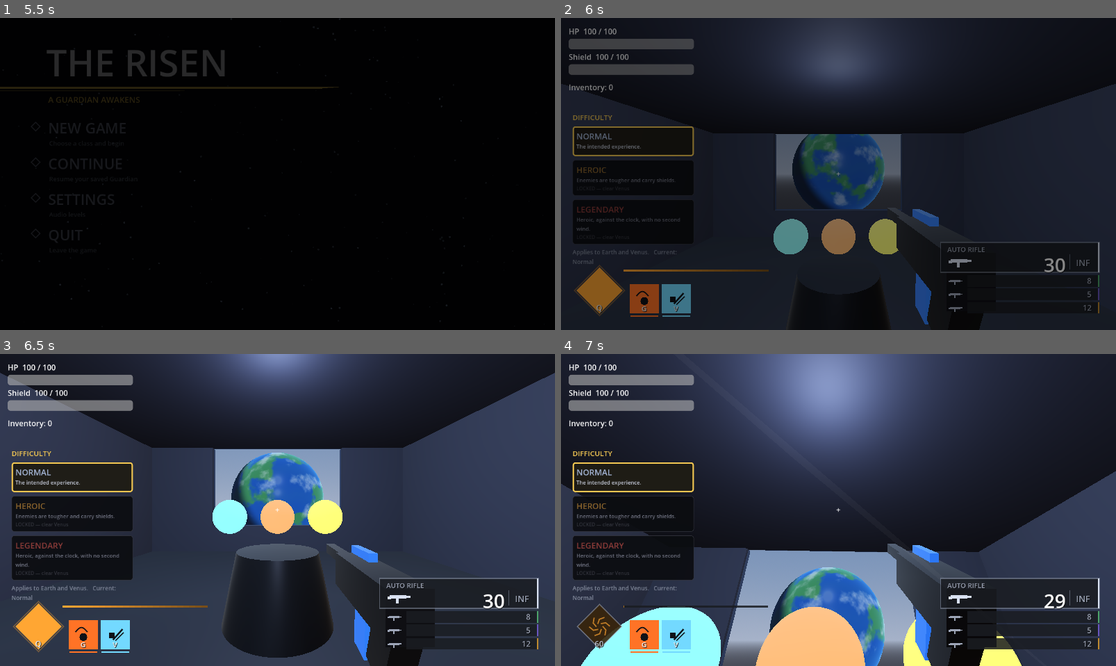
Above: before the commit, frames 1-4 (two rows, left to right).
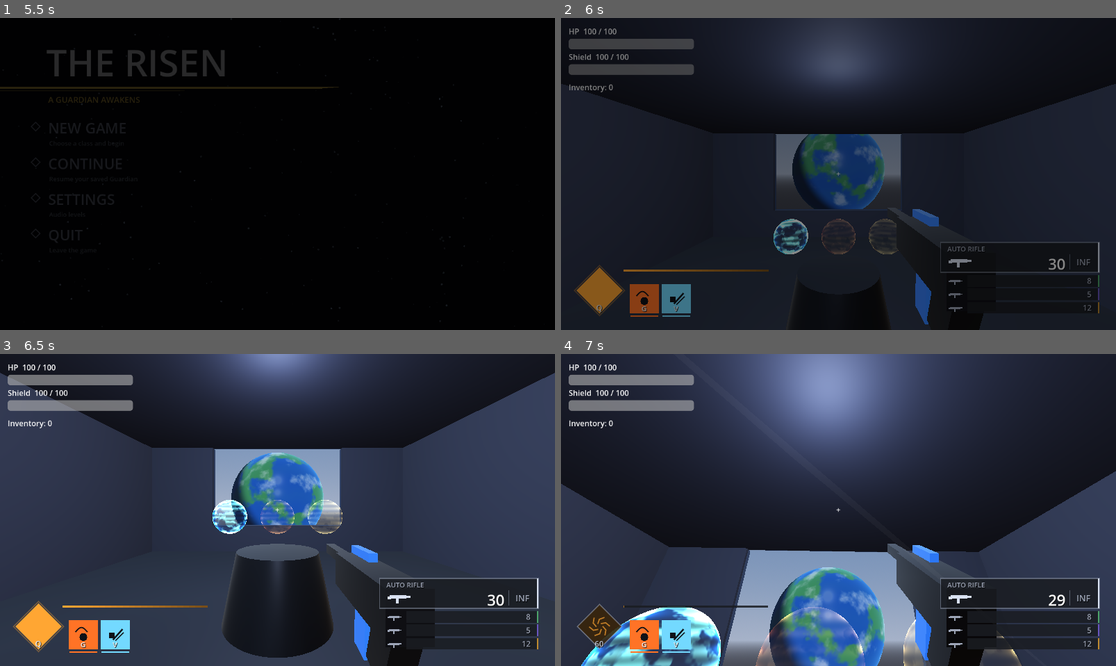
Above: after the commit, the same moments.

Repository: vasilisbit/The_Risen
Game: Godot game, scene res://ui/main_menu.tscn
The game is run twice, just before and just after one commit, with the same random seed, the same clock (stepped at 60 frames per second) and the same inputs.
Inputs (mouse positions are in pixels of both pictures, inside the frame that each line leads up to):
- Up to frame 1 (5.5 s): tap Enter at 0.5 s; drag from (277, 174) to (333, 105) at 0.52 s; drag from (166, 189) to (249, 236) at 1.27 s; click "BACK" at 2 s; move the mouse to (333, 105) at 2.77 s; hold D (move_right) 2.78-3.5 s; hold G (grenade) 2.78-3.5 s; click (333, 105) at 2.92 s; tap E (interact) at 3.05, 4.55 s; drag from (249, 236) to (111, 127) at 3.52 s; move the mouse to (444, 220) at 4.27 s; hold A (move_left) 4.28-5 s; hold V (melee) 4.28-5 s; click (444, 220) at 4.42 s; tap Space (jump) at 4.52 s; tap R (reload) at 4.9 s; drag from (111, 127) to (194, 96) at 5.02 s
- Up to frame 2 (6 s): click "CONFIRM — Assault" at 5.75 s
- Up to frame 3 (6.5 s): no input
- Up to frame 4 (7 s): move the mouse to (844, 510) at 6.52 s; hold W (move_forward) from 6.53 s (still down); hold Q (super) from 6.53 s (still down); click (844, 510) at 6.67 s; tap E (interact) at 6.8 s

Frame 1 is identical in both runs. In frame 2, 7.3% of the frame differs, in the area x 2-96%, y 31-82%; in frame 3, 9.4%; in frame 4, 10%, in the area x 2-96%, y 31-100%.

Commit message:
feat: Difficulty prompt on planet select, hologram planets, HUD fixes
Four playtest-driven changes.

Difficulty is now chosen when you select a planet, not from a permanent hub
panel. The prompt opens on the mission sphere, names the destination, pauses
the world, and launches on confirm. Made in the moment it matters instead of
sitting on screen permanently — where it also blocked the view out of the
cockpit window.

The mission-table spheres are now holographic projections of the planets
themselves, sharing the fbm surface from the hub viewport planet so a world
reads as the same place on the table and out the window. Additive blending, a
bright fresnel limb, travelling scanlines, a sweeping band and a faint
flicker. Locked missions project dimmer, so the table shows progress at a
glance without needing a label.

The magazine count overflowed the weapon panel: it was a 48 px box starting at
the head block's vertical centre, so its bottom sat past the panel edge. Now
sized to fit inside HEAD_HEIGHT with the count at 32 px, and verified enclosed
by the panel rect rather than by eye.

Empty magazines reload themselves. Dry-firing and waiting for the player to
press R does nothing useful. It lives in Weapon.tick() so any Weapon user gets
it, and manual reload still works early.

Verified in-engine: selecting Mars opens "DEPLOY TO MARS" with the world
paused, notes that modifiers do not apply there, and cancel restores control;
all three spheres carry the hologram shader with locked Venus dimmed to 0.35;
a magazine emptied to 0 starts reloading on its own and refills to 30; the
ammo label rect is fully enclosed by the panel. Headless import clean.

Diff:
--- a/scenes/hub/hologram_table.tscn
+++ b/scenes/hub/hologram_table.tscn
@@ -1,4 +1,6 @@
 [gd_scene format=3 uid="uid://dg74s2hqqsckd"]
+
+[ext_resource type="Script" path="res://scripts/hologram_table.gd" id="1_holo"]
 
 [sub_resource type="StandardMaterial3D" id="StandardMaterial3D_aqj00"]
 albedo_color = Color(0.12, 0.13, 0.16, 1)
@@ -54,6 +56,7 @@
 radius = 0.8
 
 [node name="HologramTable" type="Node3D" unique_id=58457010]
+script = ExtResource("1_holo")
 
 [node name="Base" type="MeshInstance3D" parent="." unique_id=1177951735]
 transform = Transform3D(1, 0, 0, 0, 1, 0, 0, 0, 1, 0, 0.5, 0)
--- a/scripts/difficulty_select.gd
+++ b/scripts/difficulty_select.gd
@@ -1,37 +1,62 @@
 extends Control
 
-## Difficulty picker at the hologram table (T-0027). Three cards with tooltips;
-## locked tiers are greyed out and say what unlocks them. The choice persists
-## through SaveManager and applies the next time a mission loads.
+## Difficulty prompt (T-0027, reworked). Opens when a mission sphere is
+## selected on the hologram table and launches that mission on confirm, so the
+## choice is made in the moment it matters instead of sitting permanently on
+## screen — where it also blocked the view out of the cockpit window.
 ##
-## It sits beside the table rather than interrupting mission launch: the tier
-## is a standing preference, and a modal step in front of every mission start
-## would be tiresome on the runs where you never change it.
+## Three cards with tooltips; locked tiers are greyed and say what unlocks them.
+## The choice persists through SaveManager, so it carries between runs.
+
+signal launch_confirmed(mission_id: String)
 
 const GOLD := Color(0.95, 0.78, 0.32)
-const DIM := Color(0.5, 0.53, 0.60)
+const DIM := Color(0.55, 0.58, 0.66)
 const LOCKED := Color(0.35, 0.36, 0.40)
-## Compact and stacked down the left edge. A centred row of tall cards sat
-## directly in front of the cockpit window, hiding the T-0028 planet, and the
-## bottom of the screen is taken by the ability cluster and weapon panel.
-const CARD_SIZE := Vector2(252, 62)
-
-var _cards: Dictionary = {}          # id -> PanelContainer
+const CARD_SIZE := Vector2(236, 156)
+
+var mission_id: String = ""
+
+var _cards: Dictionary = {}
 var _note: Label
+var _heading: Label
+var _launch: Button
 
 
 func _ready() -> void:
-	set_anchors_preset(Control.PRESET_FULL_RECT)
-	mouse_filter = Control.MOUSE_FILTER_IGNORE
+	add_to_group("difficulty_select")
+	process_mode = Node.PROCESS_MODE_ALWAYS
+	# Anchors AND offsets: the preset alone leaves this shrink-wrapped to its
+	# content, so the dim would only cover the panel.
+	anchor_left = 0.0
+	anchor_top = 0.0
+	anchor_right = 1.0
+	anchor_bottom = 1.0
+	offset_left = 0.0
+	offset_top = 0.0
+	offset_right = 0.0
+	offset_bottom = 0.0
+	mouse_filter = Control.MOUSE_FILTER_STOP
+	visible = false
 	_build()
+
+
+## Show the prompt for `mission`. Pauses the world behind it.
+func open(mission: String) -> void:
+	mission_id = mission
+	_heading.text = "DEPLOY TO %s" % mission.to_upper()
 	refresh()
-	var diff := get_node_or_null("/root/Difficulty")
-	if diff:
-		diff.difficulty_changed.connect(func(_id: String) -> void: refresh())
-
-
-## Re-read the save and repaint. Public so the hub can call it after a mission
-## returns and a tier has just unlocked.
+	visible = true
+	get_tree().paused = true
+	Input.mouse_mode = Input.MOUSE_MODE_VISIBLE
+
+
+func close() -> void:
+	visible = false
+	get_tree().paused = false
+	Input.mouse_mode = Input.MOUSE_MODE_CAPTURED
+
+
 func refresh() -> void:
 	var diff := get_node_or_null("/root/Difficulty")
 	if diff == null:
@@ -44,10 +69,13 @@
 		var style: StyleBoxFlat = card.get_theme_stylebox("panel")
 		style.border_color = GOLD if selected else (DIM if unlocked else LOCKED)
 		style.set_border_width_all(3 if selected else 1)
-		style.bg_color = Color(0.12, 0.11, 0.08, 0.95) if selected else Color(0.08, 0.09, 0.11, 0.92)
+		style.bg_color = Color(0.12, 0.11, 0.08, 0.97) if selected else Color(0.08, 0.09, 0.11, 0.95)
 		card.modulate = Color(1, 1, 1) if unlocked else Color(0.55, 0.55, 0.58)
 		(card.get_meta("lock") as Label).visible = not unlocked
-	_note.text = "Applies to Earth and Venus.   Current: %s" % current
+	var applies: bool = diff.APPLIES_TO.has(mission_id)
+	_note.text = ("Modifiers apply to this mission.   Selected: %s" % current) if applies \
+		else "Modifiers do not apply to %s — it runs on Normal." % mission_id
+	_launch.text = "LAUNCH  —  %s" % (current if applies else "Normal")
 
 
 func _select(id: String) -> void:
@@ -60,38 +88,78 @@
 	if diff.select(id):
 		var tel := get_node_or_null("/root/Telemetry")
 		if tel:
-			tel.difficulty_selected(id, "")
+			tel.difficulty_selected(id, mission_id)
 		var audio := get_node_or_null("/root/AudioManager")
 		if audio:
 			audio.play_sfx("ui_click")
 		refresh()
 
 
+func _confirm() -> void:
+	var mission := mission_id
+	close()
+	launch_confirmed.emit(mission)
+
+
 func _build() -> void:
 	var diff := get_node_or_null("/root/Difficulty")
 	var tiers: Array = diff.TIERS if diff else []
 
-	var root := VBoxContainer.new()
-	root.set_anchors_preset(Control.PRESET_CENTER_LEFT)
-	root.position = Vector2(24.0, -((CARD_SIZE.y + 8.0) * 3.0 + 48.0) * 0.5)
-	root.add_theme_constant_override("separation", 8)
-	add_child(root)
-
-	var title := Label.new()
-	title.text = "DIFFICULTY"
-	title.add_theme_font_size_override("font_size", 15)
-	title.add_theme_color_override("font_color", GOLD)
-	root.add_child(title)
-
+	var dim := ColorRect.new()
+	dim.color = Color(0, 0, 0, 0.78)
+	dim.set_anchors_preset(Control.PRESET_FULL_RECT)
+	dim.mouse_filter = Control.MOUSE_FILTER_IGNORE
+	add_child(dim)
+
+	var center := CenterContainer.new()
+	center.set_anchors_preset(Control.PRESET_FULL_RECT)
+	add_child(center)
+
+	var box := VBoxContainer.new()
+	box.add_theme_constant_override("separation", 14)
+	center.add_child(box)
+
+	_heading = Label.new()
+	_heading.horizontal_alignment = HORIZONTAL_ALIGNMENT_CENTER
+	_heading.add_theme_font_size_override("font_size", 30)
+	_heading.add_theme_color_override("font_color", GOLD)
+	box.add_child(_heading)
+
+	var sub := Label.new()
+	sub.text = "Choose your difficulty."
+	sub.horizontal_alignment = HORIZONTAL_ALIGNMENT_CENTER
+	sub.add_theme_font_size_override("font_size", 13)
+	sub.add_theme_color_override("font_color", DIM)
+	box.add_child(sub)
+
+	var row := HBoxContainer.new()
+	row.add_theme_constant_override("separation", 12)
+	row.alignment = BoxContainer.ALIGNMENT_CENTER
+	box.add_child(row)
 	for t in tiers:
-		root.add_child(_build_card(t))
+		row.add_child(_build_card(t))
 
 	_note = Label.new()
-	_note.autowrap_mode = TextServer.AUTOWRAP_WORD_SMART
-	_note.custom_minimum_size = Vector2(CARD_SIZE.x, 0)
+	_note.horizontal_alignment = HORIZONTAL_ALIGNMENT_CENTER
 	_note.add_theme_font_size_override("font_size", 12)
 	_note.add_theme_color_override("font_color", DIM)
-	root.add_child(_note)
+	box.add_child(_note)
+
+	var buttons := HBoxContainer.new()
+	buttons.alignment = BoxContainer.ALIGNMENT_CENTER
+	buttons.add_theme_constant_override("separation", 14)
+	box.add_child(buttons)
+
+	_launch = Button.new()
+	_launch.custom_minimum_size = Vector2(260, 46)
+	_launch.pressed.connect(_confirm)
+	buttons.add_child(_launch)
+
+	var cancel := Button.new()
+	cancel.text = "CANCEL"
+	cancel.custom_minimum_size = Vector2(140, 46)
+	cancel.pressed.connect(close)
+	buttons.add_child(cancel)
 
 
 func _build_card(tier: Dictionary) -> PanelContainer:
@@ -103,30 +171,33 @@
 
 	var style := StyleBoxFlat.new()
 	style.set_corner_radius_all(5)
-	style.set_content_margin_all(8)
+	style.set_content_margin_all(12)
 	card.add_theme_stylebox_override("panel", style)
 
 	var col := VBoxContainer.new()
-	col.add_theme_constant_override("separation", 2)
+	col.add_theme_constant_override("separation", 6)
 	card.add_child(col)
 
 	var name_label := Label.new()
 	name_label.text = String(tier["title"])
-	name_label.add_theme_font_size_override("font_size", 17)
+	name_label.horizontal_alignment = HORIZONTAL_ALIGNMENT_CENTER
+	name_label.add_theme_font_size_override("font_size", 21)
 	name_label.add_theme_color_override("font_color", tier["color"])
 	col.add_child(name_label)
 
 	var blurb := Label.new()
 	blurb.text = String(tier["blurb"])
 	blurb.autowrap_mode = TextServer.AUTOWRAP_WORD_SMART
-	blurb.add_theme_font_size_override("font_size", 11)
+	blurb.horizontal_alignment = HORIZONTAL_ALIGNMENT_CENTER
+	blurb.add_theme_font_size_override("font_size", 12)
 	blurb.modulate = Color(0.78, 0.80, 0.86)
 	blurb.size_flags_vertical = Control.SIZE_EXPAND_FILL
 	col.add_child(blurb)
 
 	var lock := Label.new()
 	lock.text = "LOCKED — clear Venus"
-	lock.add_theme_font_size_override("font_size", 10)
+	lock.horizontal_alignment = HORIZONTAL_ALIGNMENT_CENTER
+	lock.add_theme_font_size_override("font_size", 11)
 	lock.add_theme_color_override("font_color", LOCKED)
 	col.add_child(lock)
 	card.set_meta("lock", lock)
--- /dev/null
+++ b/scripts/hologram_table.gd
@@ -0,0 +1,72 @@
+extends Node3D
+
+## Dresses the three mission spheres as holographic projections of the planets
+## themselves, using the same fbm surface as the hub viewport planet so a world
+## reads as the same place on the table and out the window.
+##
+## Locked missions project dimmer and desaturated, so the table shows at a
+## glance how far you have got without needing a separate label.
+
+const SHADER := "res://shaders/hologram_planet.gdshader"
+
+## Per-planet look. `base`/`land` are the two tones the surface mixes between;
+## `bands` is the latitude banding that Earth barely has and Venus is made of.
+const PLANETS := {
+	"Earth": {
+		"node": "EarthSphere", "base": Color(0.10, 0.45, 1.00),
+		"land": Color(0.45, 0.95, 0.85), "threshold": 0.52, "bands": 0.05,
+	},
+	"Mars": {
+		"node": "MarsSphere", "base": Color(1.00, 0.30, 0.15),
+		"land": Color(1.00, 0.65, 0.35), "threshold": 0.46, "bands": 0.28,
+	},
+	"Venus": {
+		"node": "VenusSphere", "base": Color(1.00, 0.55, 0.12),
+		"land": Color(1.00, 0.85, 0.45), "threshold": 0.40, "bands": 0.55,
+	},
+}
+
+const LOCKED_BRIGHTNESS := 0.35
+const UNLOCKED_BRIGHTNESS := 1.0
+
+var _materials: Dictionary = {}          # mission -> ShaderMaterial
+
+
+func _ready() -> void:
+	_build()
+	refresh()
+
+
+## Repaint from save progress. The hub reloads on return from a mission, so
+## _ready covers the normal path; this exists for tests and future in-place use.
+func refresh() -> void:
+	var sm := get_node_or_null("/root/SaveManager")
+	for mission in _materials:
+		var unlocked := true
+		if sm and sm.has_method("is_mission_unlocked"):
+			unlocked = sm.is_mission_unlocked(mission)
+		var mat: ShaderMaterial = _materials[mission]
+		mat.set_shader_parameter("brightness",
+			UNLOCKED_BRIGHTNESS if unlocked else LOCKED_BRIGHTNESS)
+
+
+func _build() -> void:
+	var shader := load(SHADER)
+	if shader == null:
+		push_warning("HologramTable: %s missing" % SHADER)
+		return
+	for mission in PLANETS:
+		var info: Dictionary = PLANETS[mission]
+		var mesh := get_node_or_null("%s/Mesh" % info["node"]) as MeshInstance3D
+		if mesh == null:
+			continue
+		var mat := ShaderMaterial.new()
+		mat.shader = shader
+		mat.set_shader_parameter("base_color", info["base"])
+		mat.set_shader_parameter("land_color", info["land"])
+		mat.set_shader_parameter("land_threshold", info["threshold"])
+		mat.set_shader_parameter("band_strength", info["bands"])
+		# Each planet turns at its own rate so the table doesn't look synced.
+		mat.set_shader_parameter("rot_speed", 0.045 + 0.015 * float(_materials.size()))
+		mesh.material_override = mat
+		_materials[mission] = mat
--- a/scripts/mission_interactor.gd
+++ b/scripts/mission_interactor.gd
@@ -43,12 +43,26 @@
 		_launch_mission(mission)
 
 
-## Load the mission's level scene if it exists and the mission is unlocked.
+## Selecting a planet opens the difficulty prompt (T-0027) rather than dropping
+## straight into the mission; the prompt calls back here on confirm.
 func _launch_mission(mission: String) -> void:
 	var sm := get_node_or_null("/root/SaveManager")
 	if sm and sm.has_method("is_mission_unlocked") and not sm.is_mission_unlocked(mission):
 		print("Mission locked: %s (complete the previous mission first)" % mission)
 		return
+	if not MISSION_SCENES.has(mission):
+		print("Mission not implemented yet: %s" % mission)
+		return
+	var prompt := get_tree().get_first_node_in_group("difficulty_select")
+	if prompt and prompt.has_method("open"):
+		if not prompt.launch_confirmed.is_connected(_start_mission):
+			prompt.launch_confirmed.connect(_start_mission)
+		prompt.open(mission)
+	else:
+		_start_mission(mission)          # no prompt in the scene: go directly
+
+
+func _start_mission(mission: String) -> void:
 	if MISSION_SCENES.has(mission):
 		var gs := get_node_or_null("/root/GameState")
 		if gs and gs.has_method("transition_to"):
--- a/scripts/weapon.gd
+++ b/scripts/weapon.gd
@@ -46,6 +46,11 @@
 			_reloading = false
 			ammo = mag_size
 			state_changed.emit()
+	elif ammo <= 0:
+		# Empty magazines reload themselves: dry-firing and waiting for the
+		# player to press R does nothing useful. Manual reload still works
+		# early, and this lives in tick() so any Weapon user gets it.
+		start_reload()
 
 
 func is_reloading() -> bool:
--- a/scripts/weapon_hud.gd
+++ b/scripts/weapon_hud.gd
@@ -117,7 +117,7 @@
 	_name_label = _make_label(14, HORIZONTAL_ALIGNMENT_LEFT)
 	_name_label.modulate = DIM
 	add_child(_name_label)
-	_ammo_label = _make_label(40, HORIZONTAL_ALIGNMENT_RIGHT)
+	_ammo_label = _make_label(32, HORIZONTAL_ALIGNMENT_RIGHT)
 	add_child(_ammo_label)
 	_reserve_label = _make_label(18, HORIZONTAL_ALIGNMENT_CENTER)
 	_reserve_label.modulate = DIM
@@ -148,21 +148,23 @@
 	var w: Weapon = weapons[active]
 	var head_h := HEAD_HEIGHT
 
-	# Name on its own line at the top, count below — they collided when the
-	# head block was short enough for both to want the vertical centre.
-	_name_label.position = Vector2(14, 5)
-	_name_label.size = Vector2(PANEL.x - 30, 18)
+	# Name on its own line at the top, count below. Everything is sized to sit
+	# inside HEAD_HEIGHT — the count used to be a 48 px box starting at the
+	# vertical centre, which pushed its bottom past the panel edge.
+	_name_label.position = Vector2(14, 4)
+	_name_label.size = Vector2(PANEL.x - 30, 16)
 	_name_label.text = "%s%s" % [w.weapon_name.to_upper(),
 		"   RELOADING" if w.is_reloading() else ""]
 
-	_ammo_label.position = Vector2(PANEL.x - 210, head_h * 0.5 - 12)
-	_ammo_label.size = Vector2(140, 48)
+	var divider := PANEL.x - 62.0
+	_ammo_label.position = Vector2(PANEL.x - 210, 22)
+	_ammo_label.size = Vector2(divider - 8.0 - (PANEL.x - 210), head_h - 26)
 	_ammo_label.text = str(w.ammo)
 	# Flash the count red when the magazine is empty.
 	_ammo_label.modulate = Color(1.0, 0.45, 0.4) if w.ammo <= 0 else Color(1, 1, 1)
 
-	_reserve_label.position = Vector2(PANEL.x - 62, head_h * 0.5 - 2)
-	_reserve_label.size = Vector2(56, 26)
+	_reserve_label.position = Vector2(divider + 4.0, 24)
+	_reserve_label.size = Vector2(PANEL.x - divider - 12.0, head_h - 28)
 	_reserve_label.text = "INF"
 
 	var slot := 0
--- /dev/null
+++ b/shaders/hologram_planet.gdshader
@@ -0,0 +1,85 @@
+shader_type spatial;
+render_mode blend_add, cull_disabled, unshaded, depth_draw_never;
+
+// Holographic version of the hub viewport planet (planet.gdshader), for the
+// mission-table spheres. Same fbm surface so a planet reads as the same world
+// in both places, then projected as light: additive blending, a bright fresnel
+// limb, travelling scanlines and a faint flicker.
+//
+// The noise block is duplicated from planet.gdshader rather than #include'd —
+// the two shaders differ in render_mode and lighting model, and a shared
+// include for ~25 lines would couple them for little gain.
+
+uniform vec3 base_color : source_color = vec3(0.20, 0.55, 1.00);
+uniform vec3 land_color : source_color = vec3(0.55, 0.85, 1.00);
+uniform float land_threshold = 0.52;
+uniform float band_strength = 0.0;
+uniform float rot_speed = 0.05;        // faster than the real planet: it's a display
+uniform float scan_speed = 0.35;
+uniform float scan_density = 90.0;
+uniform float brightness = 1.0;
+uniform float flicker_amount = 0.06;
+
+varying vec3 local_pos;
+
+float hash(vec3 p) {
+	p = fract(p * 0.3183099 + vec3(0.1, 0.2, 0.3));
+	p *= 17.0;
+	return fract(p.x * p.y * p.z * (p.x + p.y + p.z));
+}
+
+float vnoise(vec3 p) {
+	vec3 i = floor(p);
+	vec3 f = fract(p);
+	f = f * f * (3.0 - 2.0 * f);
+	return mix(
+		mix(mix(hash(i), hash(i + vec3(1, 0, 0)), f.x),
+			mix(hash(i + vec3(0, 1, 0)), hash(i + vec3(1, 1, 0)), f.x), f.y),
+		mix(mix(hash(i + vec3(0, 0, 1)), hash(i + vec3(1, 0, 1)), f.x),
+			mix(hash(i + vec3(0, 1, 1)), hash(i + vec3(1, 1, 1)), f.x), f.y), f.z);
+}
+
+float fbm(vec3 p) {
+	float sum = 0.0;
+	float amp = 0.5;
+	for (int i = 0; i < 4; i++) {
+		sum += vnoise(p) * amp;
+		p *= 2.03;
+		amp *= 0.5;
+	}
+	return sum;
+}
+
+void vertex() {
+	local_pos = VERTEX;
+}
+
+void fragment() {
+	vec3 n = normalize(local_pos);
+	float ang = TIME * rot_speed * TAU;
+	float c = cos(ang);
+	float s = sin(ang);
+	vec3 rp = vec3(c * n.x + s * n.z, n.y, -s * n.x + c * n.z);
+
+	// Same surface definition as the real planet, flattened to two tones.
+	float continents = fbm(rp * 2.2);
+	float land = smoothstep(land_threshold - 0.05, land_threshold + 0.05, continents);
+	float bands = sin(rp.y * 13.0 + fbm(rp * 3.0) * 3.5) * 0.5 + 0.5;
+	vec3 surface = mix(base_color, land_color, land);
+	surface = mix(surface, land_color, bands * band_strength);
+
+	// Limb glow: a hologram is brightest where you see it edge-on.
+	float facing = clamp(dot(normalize(NORMAL), normalize(VIEW)), 0.0, 1.0);
+	float fresnel = pow(1.0 - facing, 2.2);
+	float body = 0.20 + 0.55 * land;
+
+	// Scanlines travelling up the projection, plus a slow overall flicker.
+	float scan = 0.75 + 0.25 * sin((local_pos.y * scan_density) - TIME * scan_speed * 40.0);
+	float flicker = 1.0 - flicker_amount * (0.5 + 0.5 * sin(TIME * 37.0));
+	// A rolling band, brighter, that sweeps the sphere.
+	float sweep = smoothstep(0.85, 1.0, sin(local_pos.y * 6.0 - TIME * 1.4));
+
+	float intensity = (body + fresnel * 1.4 + sweep * 0.5) * scan * flicker * brightness;
+	ALBEDO = surface * intensity;
+	ALPHA = clamp(intensity, 0.0, 1.0);
+}
Not shown, added: scripts/hologram_table.gd.uid
Not shown, added: shaders/hologram_planet.gdshader.uid
